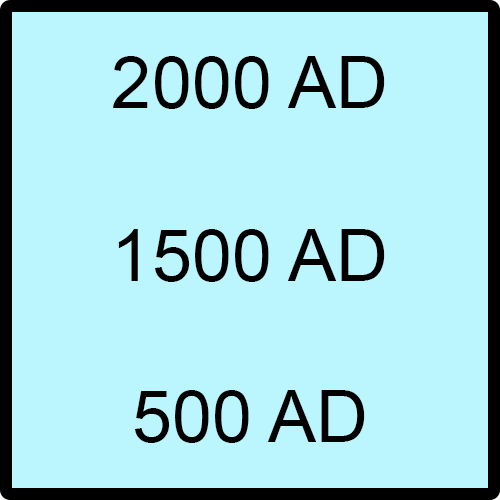
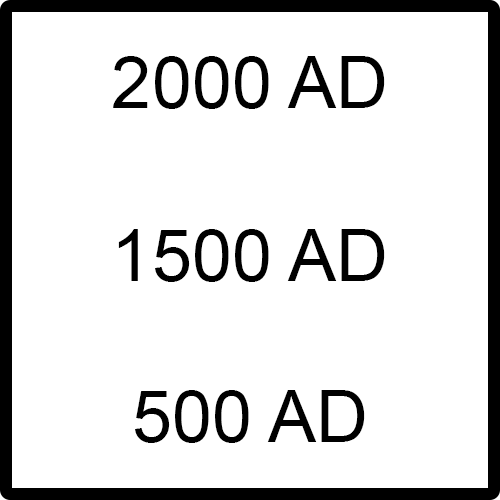
Revision of a layered 500px x 500px image; what changed, layer by layer:
painted on "Rounded Rectangle 1" over [left=12, top=12, right=488, bottom=488]
